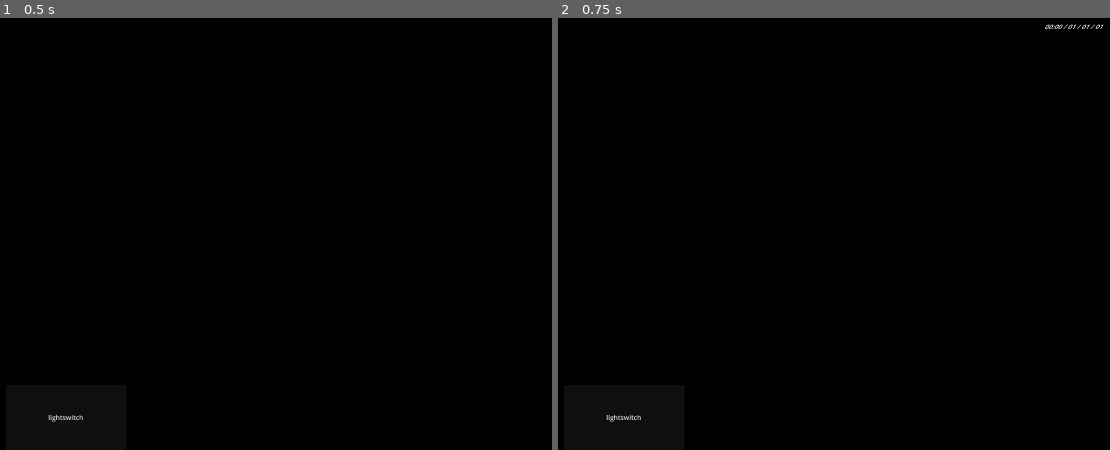
Above: before the commit, frames 1-2 (left to right).
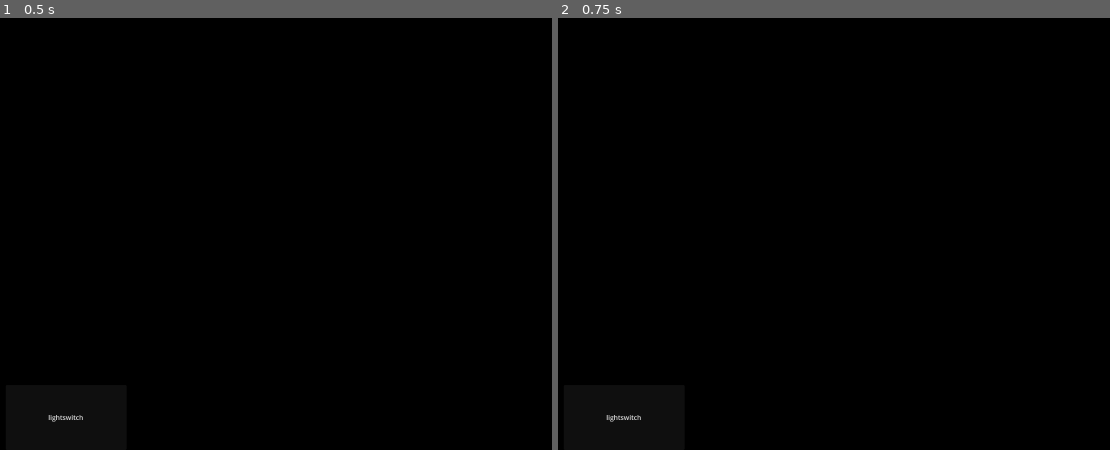
Above: after the commit, the same moments.

Repository: 100-Devs-1-Game/TheHatchery
Game: Godot game, scene res://scenes/game.tscn
The game is run twice, just before and just after one commit, with the same random seed, the same clock (stepped at 60 frames per second) and the same inputs.
Inputs (mouse positions are in pixels of both pictures, inside the frame that each line leads up to):
- Up to frame 1 (0.5 s): no input
- Up to frame 2 (0.75 s): click (905, 251) at 0.5 s

Frame 1 is identical in both runs. In frame 2, less than 0.1% of the frame differs, in the area x 88-99%, y 1-3%.

Commit message:
Fixed time display format (hh:mm)
Also separated date to display in new line underneath and placed whole display within main game scene

Diff:
--- a/src/scenes/game.tscn
+++ b/src/scenes/game.tscn
@@ -118,6 +118,20 @@
 ROOT GAME VER."
 horizontal_alignment = 1
 
+[node name="Dialog" parent="." instance=ExtResource("4_lbhrr")]
+visible = false
+layout_mode = 1
+offset_left = -500.0
+offset_top = -300.0
+offset_right = 500.0
+offset_bottom = 300.0
+
+[node name="TimeDisplay" parent="." instance=ExtResource("4_iywne")]
+position = Vector2(1561, 870)
+rotation = -0.49652
+scale = Vector2(1.79407, 1.79407)
+skew = -0.617847
+
 [node name="Darkness" type="ColorRect" parent="."]
 visible = false
 layout_mode = 1
@@ -139,13 +153,6 @@
 grow_vertical = 0
 text = "lightswitch"
 
-[node name="Dialog" parent="." instance=ExtResource("4_lbhrr")]
-visible = false
-layout_mode = 1
-
-[node name="TimeDisplay" parent="." instance=ExtResource("4_iywne")]
-position = Vector2(1460, 54)
-
 [connection signal="pressed" from="ClickTarget" to="." method="_on_click_target_pressed"]
 [connection signal="pressed" from="ResearchNotesButton" to="." method="_on_research_notes_pressed"]
 [connection signal="pressed" from="Lightswitch" to="." method="_on_lightswitch_pressed"]
--- a/src/scenes/time_display.tscn
+++ b/src/scenes/time_display.tscn
@@ -3,13 +3,34 @@
 [ext_resource type="Script" uid="uid://td3k83350vyi" path="res://scripts/time_display.gd" id="1_3uj10"]
 
 [node name="TimeDisplay" type="Node2D"]
-skew = 0.523599
 script = ExtResource("1_3uj10")
 
 [node name="Label" type="Label" parent="."]
-anchors_preset = 1
-anchor_left = 1.0
-anchor_right = 1.0
-offset_left = -157.0
-offset_bottom = 23.0
-grow_horizontal = 0
+anchors_preset = 8
+anchor_left = 0.5
+anchor_top = 0.5
+anchor_right = 0.5
+anchor_bottom = 0.5
+offset_left = -78.5
+offset_top = -11.5
+offset_right = 78.5
+offset_bottom = 11.5
+grow_horizontal = 2
+grow_vertical = 2
+text = "time display"
+horizontal_alignment = 1
+
+[node name="Label2" type="Label" parent="."]
+anchors_preset = 8
+anchor_left = 0.5
+anchor_top = 0.5
+anchor_right = 0.5
+anchor_bottom = 0.5
+offset_left = -78.5
+offset_top = 14.0
+offset_right = 78.5
+offset_bottom = 37.0
+grow_horizontal = 2
+grow_vertical = 2
+text = "date display"
+horizontal_alignment = 1
--- a/src/scripts/time_display.gd
+++ b/src/scripts/time_display.gd
@@ -1,6 +1,7 @@
 extends Node2D
 
-@onready var display: Label = $Label
+@onready var timedisplay: Label = $Label
+@onready var datedisplay: Label = $Label2
 
 func _input(event: InputEvent) -> void:
 	var hours = Data.clicks % 24
@@ -12,4 +13,5 @@
 	var stringed_days = "0" + str(days) if days < 10 else str(days)
 	var stringed_months = "0" + str(months) if months < 10 else str(months)
 	var stringed_years = "0" + str(years) if years < 10 else str(years)
-	display.text = "00:" + stringed_hours + " / " + stringed_days + " / " + stringed_months + " / " + stringed_years
+	timedisplay.text = stringed_hours + ":00"
+	datedisplay.text = stringed_days + " / " + stringed_months + " / " + stringed_years
